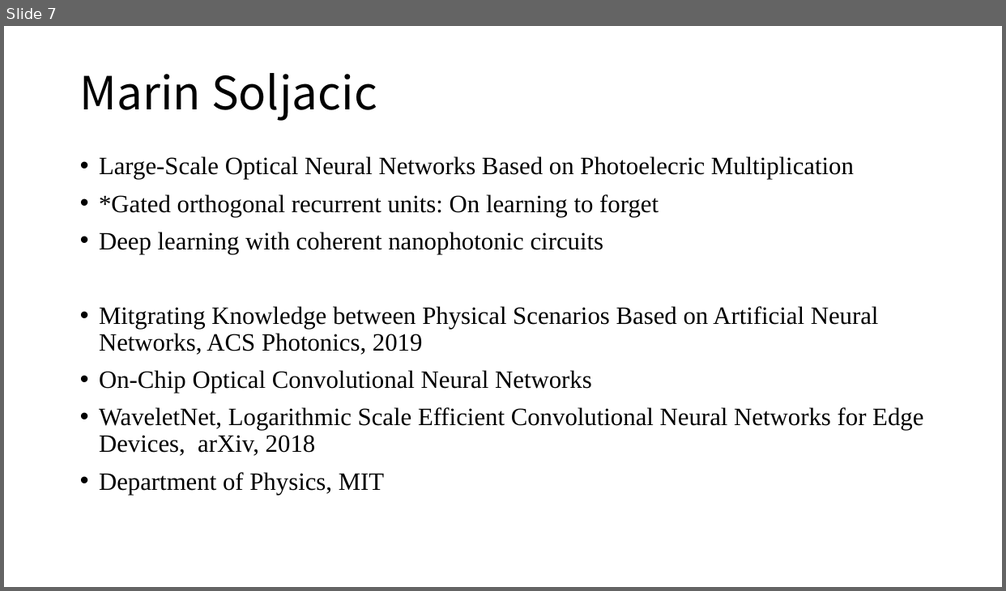
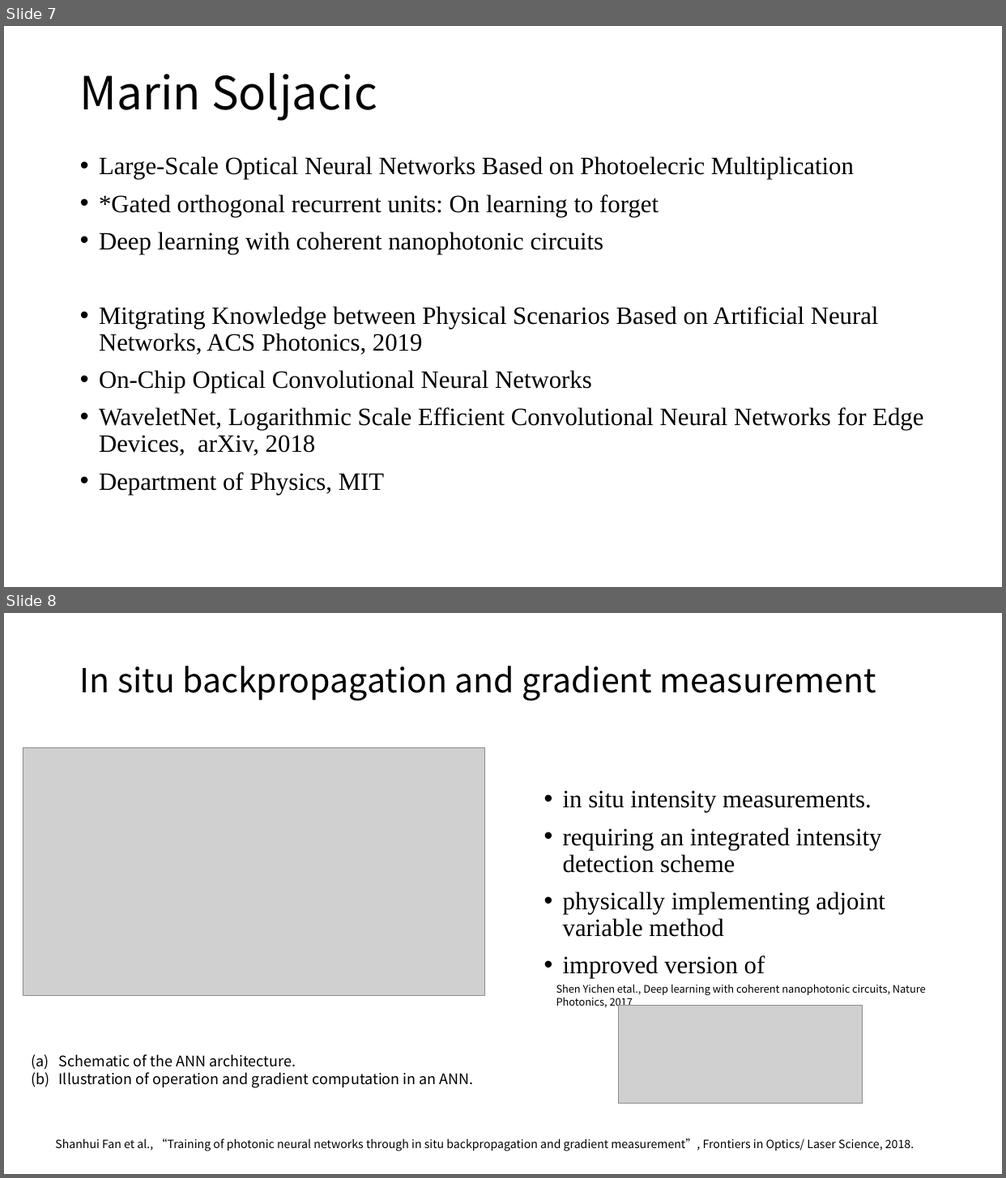
Before and after one commit to lucaschang95/DiscussionWithLin, a slide deck: 20190918 - 光芯片深度学习调研.pptx. Shown one above the other, each under a label of ours: slide 7 before the commit, slides 7 and 8 after it. The pictures are 1006x591 and 1006x1178 pixels, drawn with LibreOffice and Linux fonts; fonts in the diff are those of the drawing; grey boxes stand for pictures. Boxes give left, top, right and bottom in pixels: in the first picture for what was removed or moved away, otherwise in the second. Text is boxed around its words. In the diff, an @@ line names an element or a change of style, - is before the commit and + after.

```diff
--- a/20190918 - 光芯片深度学习调研.pptx
+++ b/20190918 - 光芯片深度学习调研.pptx
@@ slide 8 added at bbox=[4, 613, 1002, 1174], background #FFFFFF @@
@@ title added at bbox=[80, 666, 876, 700], 32 pt, text #000000 @@
+In situ backpropagation and gradient measurement
@@ picture added at bbox=[23, 747, 484, 996] @@
@@ text added at bbox=[563, 790, 884, 978], 24 pt, text #000000 @@
+• in situ intensity measurements.
+• requiring an integrated intensity detection scheme
+• physically implementing adjoint variable method
+• improved version of
@@ text added at bbox=[556, 984, 926, 1009], 10 pt, text #000000 @@
+Shen Yichen etal., Deep learning with coherent nanophotonic circuits, Nature Photonics, 2017
@@ picture added at bbox=[619, 1006, 862, 1103] @@
@@ text added at bbox=[59, 1054, 474, 1088], 14 pt, text #000000 @@
+(a) Schematic of the ANN architecture.
+(b) Illustration of operation and gradient computation in an ANN.
@@ text added at bbox=[55, 1139, 914, 1152], 11 pt, text #000000 @@
+Shanhui Fan et al., “Training of photonic neural networks through in situ backpropagation and gradient measurement”, Frontiers in Optics/ Laser Science, 2018.
```
Also in this commit, not shown: 11 other slides added.
